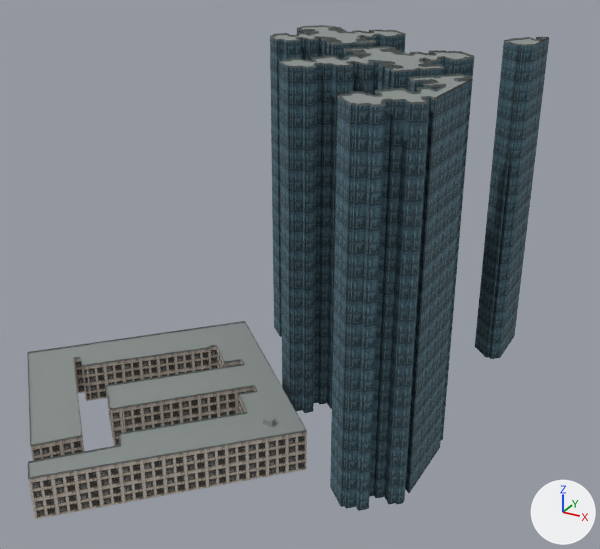
One commit to the glTF model Assets/Models/BuildingChunks/kowloon-city-buildings-District_24_-31.glb: the scene before it, then after it.
Camera for both pictures: a camera (50 mm lens) standing at (3216.0, 3672.0, 154.0) and looking at (3101.0, 3882.0, 49.0). Lighting does not change. The marker at lower right points along +X, +Y and +Z. The older version comes first. Objects named as collision shapes, trigger or cutter boxes, shadow casters or lower levels of detail are left out. Vertices at exactly the same position are counted once.

Names of what the first picture shows: 'District_24_-31'.
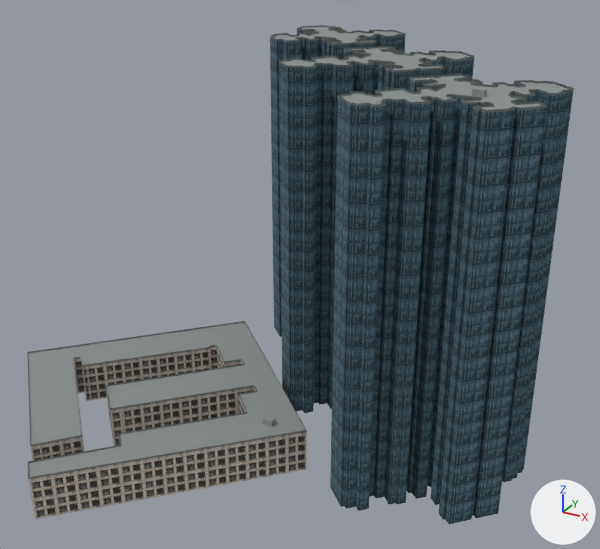
The change, as a list of edits to the scene's bpy script:
```text
Change me_district_24__31:
    used by ob_district_24__31; location = (3072.0, 3968.0, 0.0)
    remove me_district_24__31.from_pydata(...)  # 9356 vertices, 18904 faces; spans x -60.0..78.0, y -171.0..-1.0, z 0.0..114.0
    add me_district_24__31.from_pydata(...)  # 10428 vertices, 21111 faces; spans x -60.0..104.0, y -171.0..-5.0, z 0.0..115.0
    me_district_24__31 part 1: the loose piece of 8 vertices spanning x 34.0..37.0, y -118.0..-116.0, z 14.0..15.0 is copied, and the copy is moved by (51.0, 15.0, 100.0); it spans x 84.0..87.0, y -102.0..-100.0, z 113.0..115.0
    me_district_24__31 part 2: the loose piece of 357 vertices spanning x 67.0..78.0, y -23.0..-6.0, z 0.0..114.0 is deleted
    me_district_24__31 part 3: the loose piece of 139 vertices spanning x 74.0..78.0, y -8.0..-1.0, z 0.0..114.0 is deleted
    me_district_24__31 part 4: 72 vertices moved from x 78.0, y -109.0..-91.0, z 0.0..109.0 to x 78.0..80.0, y -111.0..-84.0, z 0.0..109.0; 64 vertices removed from x 78.0, y -116.0..-91.0, z 0.0..114.0; 1624 vertices added at x 78.0..104.0, y -118.0..-77.0, z 0.0..114.0
    me_district_24__31 part 5: 173 kept faces spanning x 77.0..80.0, y -111.0..-84.0, z 0.0..113.0 get new texture (UV) coordinates
```

What differs and where, as boxes (x1, y1, x2, y2) in the pictures (600 x 549 px):
'District_24_-31', reshaped
    before: (27, 25, 549, 519)
    after: (27, 25, 574, 524)
part 1 of me_district_24__31, added
    after: (472, 88, 487, 97)
part 2 of me_district_24__31, deleted (blue)
    before: (475, 37, 544, 359)
part 3 of me_district_24__31, deleted
    before: (510, 37, 549, 342)
part 4 of me_district_24__31, built on
    before: (397, 82, 469, 504)
    after: (397, 79, 574, 524)
part 5 of me_district_24__31, surface changed
    before: (410, 82, 470, 492)
    after: (409, 118, 439, 495)
